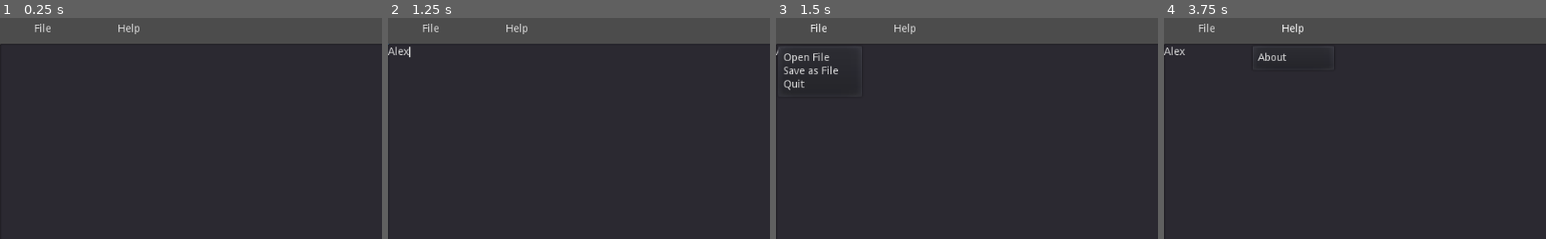
Above: before the commit, frames 1-4 (left to right).
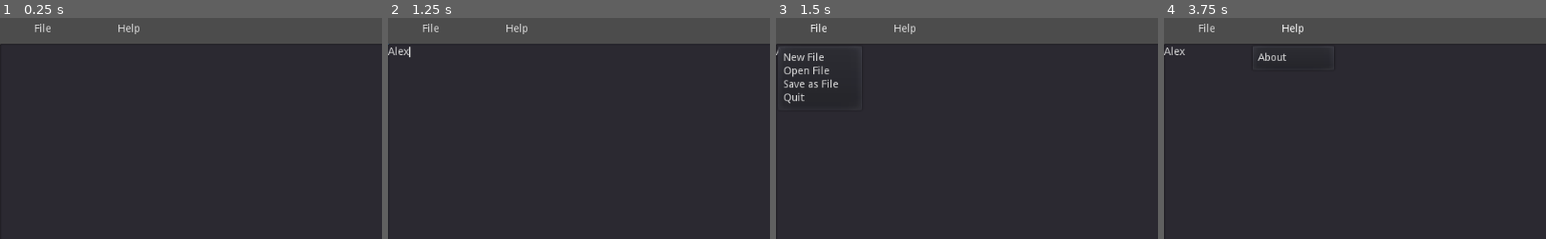
Above: after the commit, the same moments.

Repository: jagc/textEditor
Game: Godot game, scene res://scenes/main.tscn
Two runs of this game, one before a commit and one after it. Both use one fixed random seed, a clock stepped at 60 frames per second and the inputs below.
Inputs (mouse positions are % of the whole screen's width and height, from its top left):
- Up to frame 1 (0.25 s): no input
- Up to frame 2 (1.25 s): click (50, 53) at 0.52 s; type "Alex" at 0.6 s
- Up to frame 3 (1.5 s): click "File" at 1.25 s
- Up to frame 4 (3.75 s): click "File" at 2 s; click "File" at 2.75 s; click "Help" at 3.5 s
The pictures show only the part of the screen within x 0-50%, y 0-50%; the shares and areas given below are measured in that part.

Frames 1-2 are identical in both runs. In frame 3, 0.9% of the frame differs, in the area x 2-17%, y 15-39%; in frame 4, nothing differs.

Commit message:
added 'New file' option in 'File' menu button

Diff:
--- a/project.godot
+++ b/project.godot
@@ -15,7 +15,7 @@
 
 [application]
 
-config/name="textEditor"
+config/name="textEditor - Loading..."
 run/main_scene="res://scenes/main.tscn"
 config/icon="res://icon.png"
 
--- a/scenes/main.tscn
+++ b/scenes/main.tscn
@@ -20,7 +20,7 @@
 margin_top = 58.0
 margin_right = 884.0
 margin_bottom = 557.0
-window_title = "Open File"
+window_title = "Open a File"
 mode = 0
 access = 2
 current_dir = "R:/Projects/GoDot/textEditor"
--- a/scripts/app.gd
+++ b/scripts/app.gd
@@ -1,6 +1,11 @@
 extends Control
 
+var appName = "Text Editor Tutorial stuff"
+var currentFile = "Untitled"
+
 func _ready():
+	updateWindowTitle()
+	$MenuButtonFile.get_popup().add_item("New File")
 	$MenuButtonFile.get_popup().add_item("Open File")
 	$MenuButtonFile.get_popup().add_item("Save as File")
 	$MenuButtonFile.get_popup().add_item("Quit")
@@ -10,6 +15,14 @@
 	$MenuButtonHelp.get_popup().add_item("About")
 	$MenuButtonHelp.get_popup().connect("id_pressed", self, "_on_item_pressed", ["MenuButtonHelp"])
 
+func updateWindowTitle():
+	OS.set_window_title(appName + ' - ' + currentFile)
+
+func newFile():
+	currentFile = "Untitled"
+	updateWindowTitle()
+	$TextEdit.text = ''
+
 func _on_item_pressed(id, menuName):
 	# can be another way of doing this. Beside getting id.
 	# this is our implementation, for now.
@@ -18,6 +31,8 @@
 	match item_name:
 		"Open File":
 			_on_openFile_pressed()
+		"New File":
+			newFile()
 		"Save as File":
 			_on_saveFile_pressed()
 		"Quit":
@@ -41,17 +56,20 @@
 
 
 func _on_FileDialog_file_selected(path):
-	print(path)
 	var f = File.new()
 	f.open(path, 1)
 	$TextEdit.text = f.get_as_text()
 	f.close()
+	currentFile = path
+	updateWindowTitle()
 
 func _on_saveFileDialogue_file_selected(path):
 	var f = File.new()
 	f.open(path, 2)
 	f.store_string($TextEdit.text)
 	f.close()
+	currentFile = path
+	updateWindowTitle()
 
 func _quit_app():
 	get_tree().quit()
